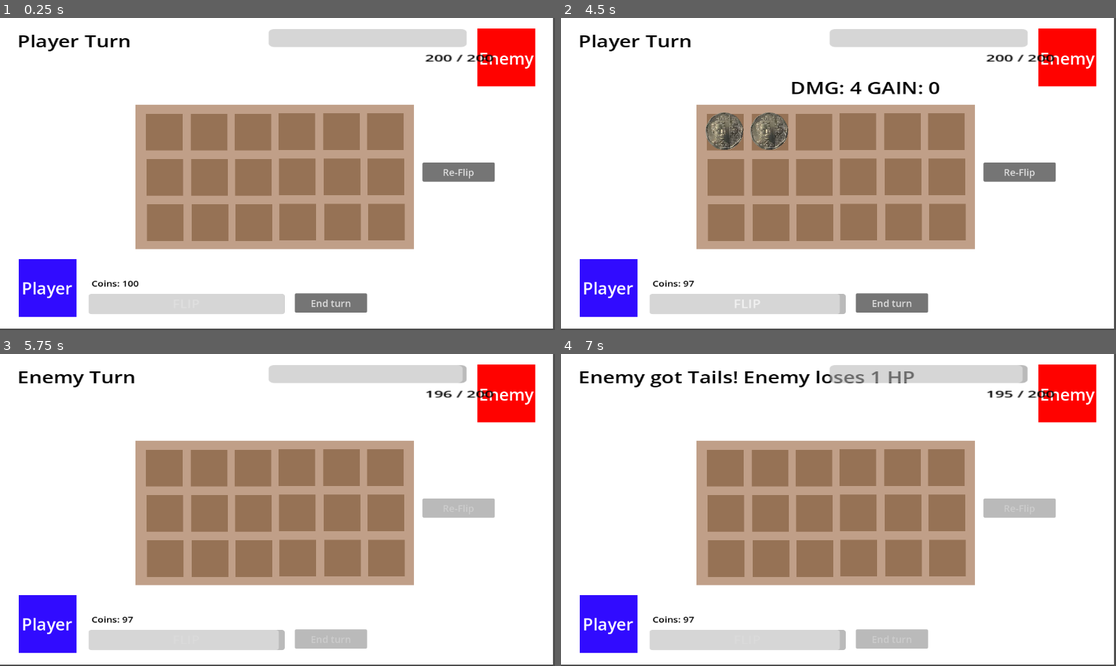
Above: before the commit, frames 1-4 (two rows, left to right).
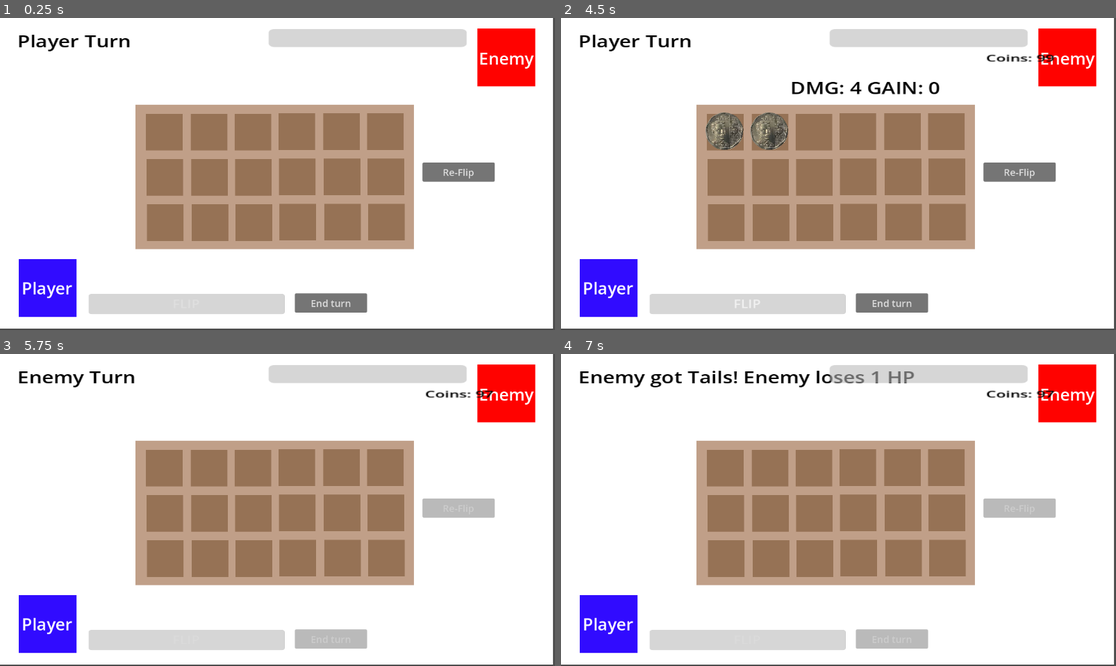
Above: after the commit, the same moments.

Repository: WebsterMiguelle/Arcoinium
Game: Godot game, scene res://Scene/main.tscn
The game is run twice, just before and just after one commit, with the same random seed, the same clock (stepped at 60 frames per second) and the same inputs.
Inputs:
- Up to frame 1 (0.25 s): no input
- Up to frame 2 (4.5 s): click "FLIP" at 0.5 s; click "End turn" at 1.25 s; tap Enter at 2 s; tap Space at 2.75 s; click "Re-Flip" at 3.5 s; click "FLIP" at 4.25 s
- Up to frame 3 (5.75 s): click "End turn" at 5 s
- Up to frame 4 (7 s): tap Enter at 5.75 s; tap Space at 6.5 s

The runs differ from the first frame. In frame 1, 0.3% of the frame differs, in the area x 16-89%, y 11-87%; in frame 2, 0.3%; in frame 3, 0.4%; in frame 4, 0.4%, in the area x 16-89%, y 3-95%.

Commit message:
Decoupled Player and Enemy Health

Diff:
--- a/Script/enemy.gd
+++ b/Script/enemy.gd
@@ -1,30 +1,21 @@
 #Enemy
 extends Node
 
-@onready var health_bar = $"../Battle UI/EnemyHealthBar"
-@onready var health_label = $"../Battle UI/EnemyHealthBar/EnemyHealthLabel"
 
-
-var health = 200
-var max_health = 200
+var coin = 200
+var max_coin = 200
 
 
 func take_damage(amount):
-	health -= amount
-	health = max(health, 0)
-	update_health()
-	print("Enemy HP: ", health)
+	coin-= amount
+	coin = max(coin, 0)
+	print("Enemy HP: ", coin)
 
 
-func update_health():
-
-	health_bar.value = health
-	health_label.text = str(health) + " / " + str(max_health)
 
 # Called when the node enters the scene tree for the first time.
 func _ready():
-	health_bar.max_value = max_health
-	update_health()
+	pass
 
 
 # Called every frame. 'delta' is the elapsed time since the previous frame.
--- a/Script/main.gd
+++ b/Script/main.gd
@@ -14,6 +14,12 @@
 @onready var re_flip_button: Button = $"Battle UI/Re-Flip"
 @onready var turn_calculation: Label = $"Battle UI/Turn Calculation"
 
+@onready var player_health_bar = $"Battle UI/PlayerHealthBar"
+@onready var player_health_label = $"Battle UI/PlayerHealthBar/HealthLabel"
+
+@onready var enemy_health_bar = $"Battle UI/EnemyHealthBar"
+@onready var enemy_health_label = $"Battle UI/EnemyHealthBar/EnemyHealthLabel"
+
 #COIN DECK
 @onready var coin_deck: Node2D = $CoinDeck
 
@@ -31,11 +37,10 @@
 
 # Called when the node enters the scene tree for the first time.
 func _ready():
-	start_player_turn()
 	randomize()
 	flip_button.pressed.connect(_on_flip_pressed)
 	endTurn_button.pressed.connect(_on_endturn_pressed)
-
+	start_player_turn()
 
 func start_player_turn():
 
@@ -92,6 +97,7 @@
 
 func enemy_attack():
 	player.take_damage(1)
+	update_player_coin()
 	infoLabel.text = "Enemy attacks!"
 
 
@@ -103,6 +109,7 @@
 func _on_endturn_pressed():
 
 	enemy.take_damage(damage)
+	update_enemy_coin()
 	player.gain += gain
 	reserve_left_over_coin()
 	if current_turn == Turn.PLAYER:
@@ -154,7 +161,7 @@
 	if player.coin <= 0:
 		infoLabel.text = "Player Defeated"
 
-	if enemy.health <= 0:
+	if enemy.coin <= 0:
 		infoLabel.text = "Enemy Defeated"
 
 
@@ -225,3 +232,11 @@
 		left_coin.reserved = true
 		left_coin.global_position = coin_deck.get_reserve_slot()
 		reserved_coin = left_coin
+
+func update_player_coin():
+	player_health_bar.value = player.coin
+	player_health_label.text = "Coins: " + str(player.coin)
+
+func update_enemy_coin():
+	enemy_health_bar.value = enemy.coin
+	enemy_health_label.text = "Coins: " + str(player.coin)
--- a/Script/player.gd
+++ b/Script/player.gd
@@ -1,7 +1,4 @@
 extends Node2D
-
-@onready var health_bar = $"../Battle UI/PlayerHealthBar"
-@onready var health_label = $"../Battle UI/PlayerHealthBar/HealthLabel"
 
 #PLAYER STATS
 var max_coin = 100 #Max Coin Capacity
@@ -30,23 +27,17 @@
 
 func take_damage(amount):
 	coin -= amount
-	update_coin()
 	print("Player HP: ", coin)
 
 func gain_coin():
 	coin += gain
 	gain = 0
-	update_coin()
 	print("Player HP: ", coin)
 
-func update_coin():
-	health_bar.value = coin
-	health_label.text = "Coins: " + str(coin)
 
 # Called when the node enters the scene tree for the first time.
 func _ready():
-	health_bar.max_value = max_coin
-	update_coin()
+	pass
 
 
 # Called every frame. 'delta' is the elapsed time since the previous frame.
